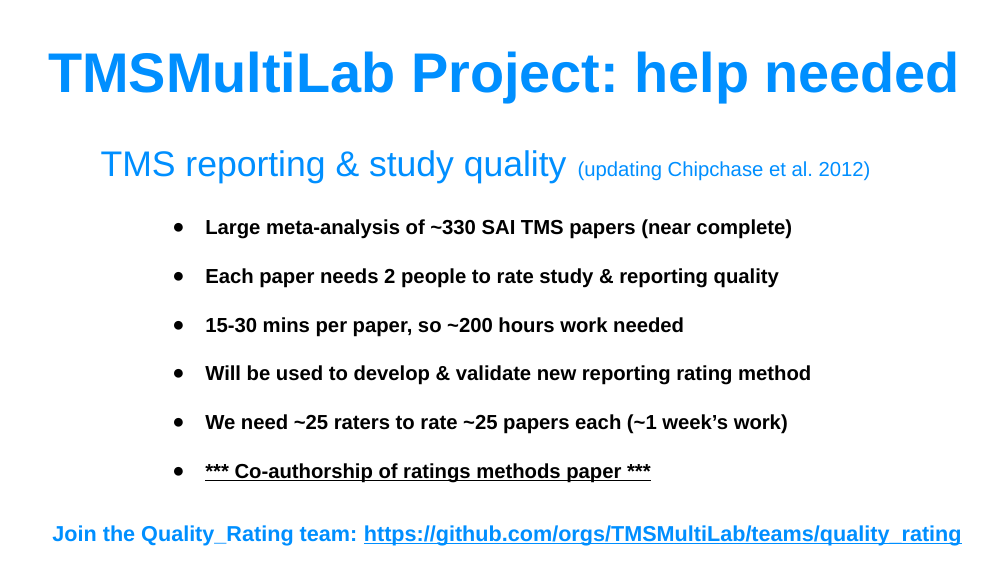
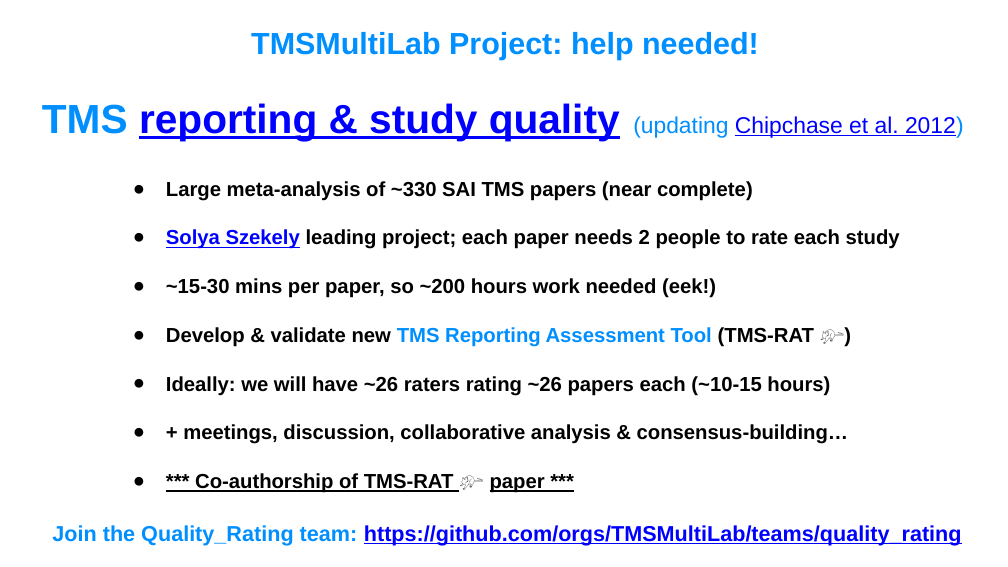
Before and after one commit to TMSMultiLab/TMSMultiLab, a slide deck: slide 13 of Meetings/2025_01_31_TMSMultiLab_Intro.pptx (slide 11 before the commit). Drawn at 1008x567 pixels with LibreOffice and Linux fonts; fonts in the diff are those of the drawing. Boxes give left, top, right and bottom in pixels: in the first picture for what was removed or moved away, otherwise in the second. Text is boxed around its words. In the diff, an @@ line names an element or a change of style, - is before the commit and + after.

```diff
--- a/Meetings/2025_01_31_TMSMultiLab_Intro.pptx
+++ b/Meetings/2025_01_31_TMSMultiLab_Intro.pptx
@@ text at [251, 32, 759, 60]: text changed; size 44 to 24 pt @@
-TMSMultiLab Project: help needed
+TMSMultiLab Project: help needed!
@@ text "TMS reporting & study quality ...": place and size @@
-text "TMS reporting & study quality ..." at [101, 150, 871, 184]
+text "TMS reporting & study quality ..." at [42, 103, 964, 140]
@@ text "TMS reporting & study quality ..." at [42, 103, 964, 140]: size 28 to 32 pt, bold on in "TMS reporting & study quality"; size 16 to 18 pt in "(updating Chipchase et al. 2012)"; text colour #008FFF to #0000FF, underline on in "reporting & study quality Chipchase et al. ..."; alignment left to centre @@
@@ text "Large meta-analysis of ~330 SAI ...": place and size @@
-text "Large meta-analysis of ~330 SAI ..." at [205, 219, 811, 483]
+text "Large meta-analysis of ~330 SAI ..." at [166, 181, 900, 493]
@@ text at [166, 229, 900, 493]: text changed @@
-● Each paper needs 2 people to rate study & reporting quality
-● 15-30 mins per paper, so ~200 hours work needed
-● Will be used to develop & validate new reporting rating method
-● We need ~25 raters to rate ~25 papers each (~1 week’s work)
-● *** Co-authorship of ratings methods paper ***
+● Solya Szekely leading project; each paper needs 2 people to rate each study
+● ~15-30 mins per paper, so ~200 hours work needed (eek!)
+● Develop & validate new TMS Reporting Assessment Tool (TMS-RAT 🐀)
+● Ideally: we will have ~26 raters rating ~26 papers each (~10-15 hours)
+● + meetings, discussion, collaborative analysis & consensus-building…
+● *** Co-authorship of TMS-RAT 🐀 paper ***
@@ text "Join the Quality_Rating team: https://github.com/orgs/TMSMul ..." at [52, 525, 962, 546]: text colour #008FFF to #0000FF in "https://github.com/orgs/TMSMultiLab/teams/quality_rating" @@
```
Also in this commit, not shown: 7 other slides changed, 2 slides added.
